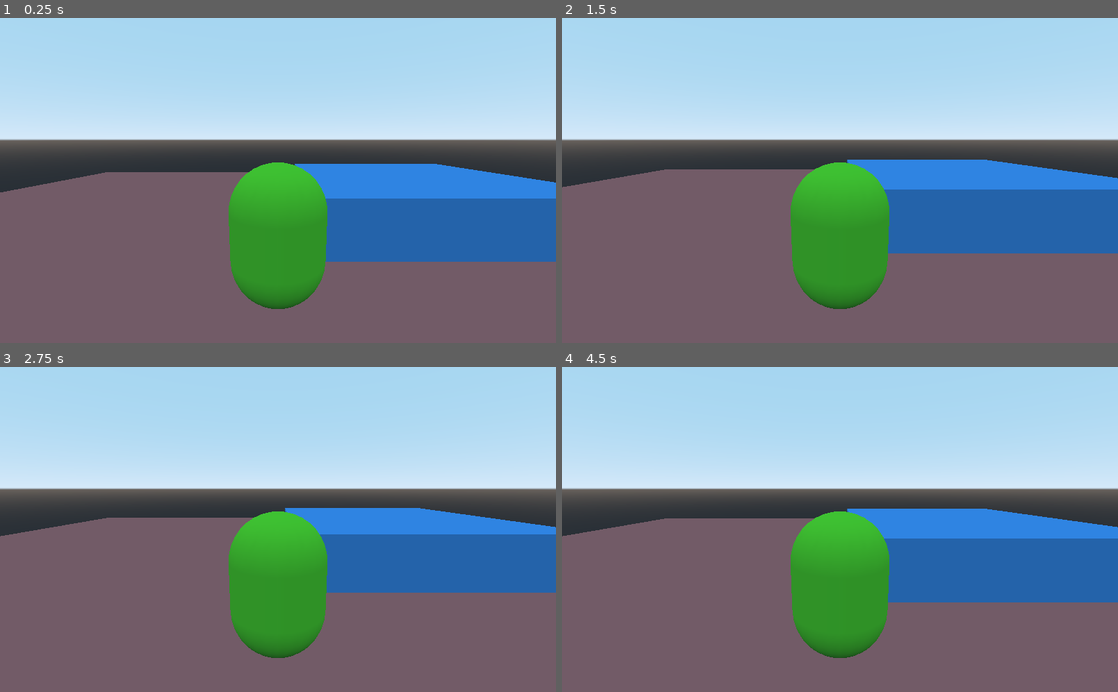
Above: before the commit, frames 1-4 (two rows, left to right).
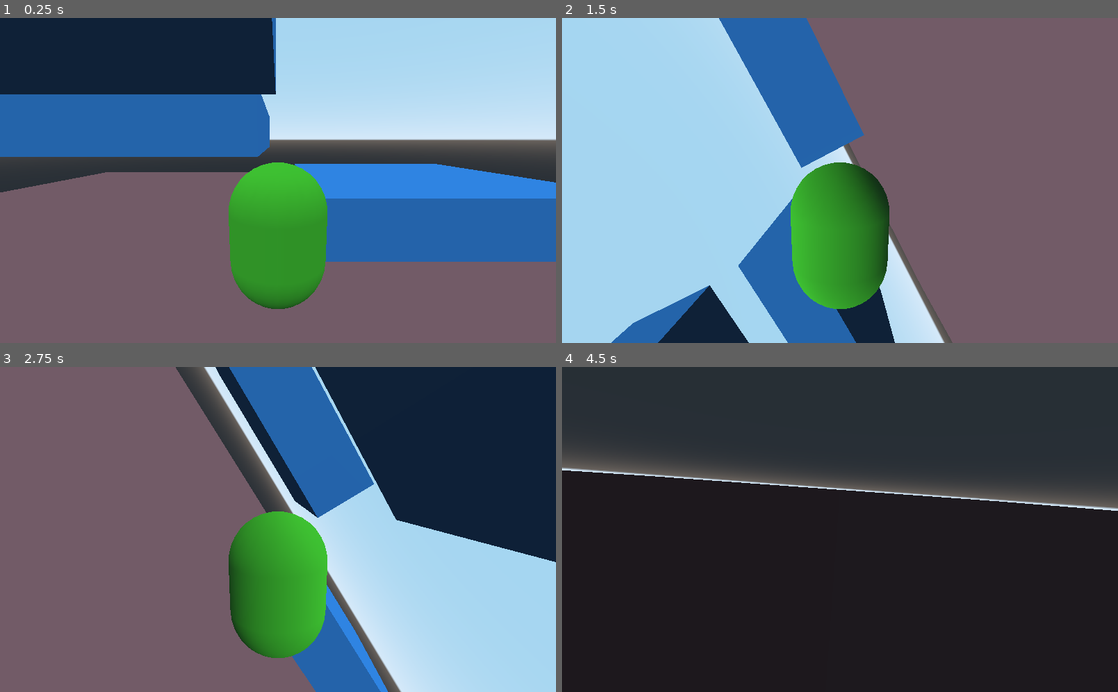
Above: after the commit, the same moments.

Repository: robrose455/HB_Prototype
Game: Godot game, scene res://Root.tscn
Same seed, same stepped clock (60 frames per second), same inputs: the game is played once before the commit and once after it.
Inputs (mouse positions are in pixels of both pictures, inside the frame that each line leads up to):
- Up to frame 1 (0.25 s): no input
- Up to frame 2 (1.5 s): move the mouse to (962, 164) at 0.52 s; tap A (A) at 0.6 s; tap D (D) at 0.8, 1.35 s; move the mouse to (728, 196) at 1.27 s
- Up to frame 3 (2.75 s): tap S (S) at 1.55, 2.1 s; tap Enter at 2 s; move the mouse to (333, 458) at 2.02 s; tap W (W) at 2.3 s
- Up to frame 4 (4.5 s): tap Space (Space) at 2.75 s; move the mouse to (812, 594) at 2.77 s; tap W (W) at 2.85 s; tap A (A) at 3.05, 3.6 s; move the mouse to (1006, 578) at 3.52 s; tap D (D) at 3.8, 4.35 s; move the mouse to (673, 480) at 4.27 s

The runs differ from the first frame. In frame 1, 21% of the frame differs, in the area x 0-50%, y 0-43%; in frame 2, 78%; in frame 3, 71%; in frame 4, 99%, in the area x 0-100%, y 0-100%.

Commit message:
Messing around with movement

Diff:
--- a/Player.gd
+++ b/Player.gd
@@ -12,40 +12,31 @@
 func _process(delta):
 
 	if Input.is_action_just_pressed("A"):
-
-		velocity.z = -10
+		velocity = transform.basis.z * -10
 
 	if Input.is_action_just_pressed("S"):
-
-		velocity.x = -10
+		velocity = transform.basis.x * -10
 
 	if Input.is_action_just_pressed("W"):
-
-		velocity.x = 10
+		velocity = transform.basis.x * 10
 
 	if Input.is_action_just_pressed("D"):
-
-		velocity.z = 10
+		velocity = transform.basis.z * 10
 
 
 	if Input.is_action_just_released("A"):
-
-		velocity.z = 0
+		velocity = transform.basis.x * 0
 
 	if Input.is_action_just_released("S"):
-
-		velocity.x = 0
+		velocity = transform.basis.z * 0
 
 	if Input.is_action_just_released("W"):
-
-		velocity.x = 0
+		velocity = transform.basis.z * 0
 
 	if Input.is_action_just_released("D"):
-
-		velocity.z = 0
+		velocity = transform.basis.x * 0
 
 	if Input.is_action_just_pressed("Space") and hasJumped == false:
-
 		velocity.y = 20
 		hasJumped = true
 
@@ -59,8 +50,10 @@
 	if not coll_info:
 
 		if velocity.y >= -weight:
-
-			print(velocity.y)
 			velocity.y += -0.4
 
-	pass
+
+func _unhandled_input(event):
+
+	if event is InputEventMouseMotion:
+		rotate_x(-event.relative.x / 100)
--- a/Root.tscn
+++ b/Root.tscn
@@ -7,7 +7,16 @@
 [node name="Root" type="Spatial"]
 
 [node name="Obstacle" parent="." instance=ExtResource( 3 )]
+transform = Transform( 1, 0, 0, 0, 1, 0, 0, 0, 1, -5.14162, 5.67015, -5.04132 )
+
+[node name="Obstacle2" parent="." instance=ExtResource( 3 )]
 transform = Transform( 1, 0, 0, 0, 1, 0, 0, 0, 1, 7, 1.15374, 6.18861 )
+
+[node name="Obstacle3" parent="." instance=ExtResource( 3 )]
+transform = Transform( 1, 0, 0, 0, 1, 0, 0, 0, 1, -11.2866, 6.16893, 6.18861 )
+
+[node name="Obstacle4" parent="." instance=ExtResource( 3 )]
+transform = Transform( 1, 0, 0, 0, 1, 0, 0, 0, 1, 7, 4.37693, -5.57144 )
 
 [node name="Floor" parent="." instance=ExtResource( 1 )]
 
